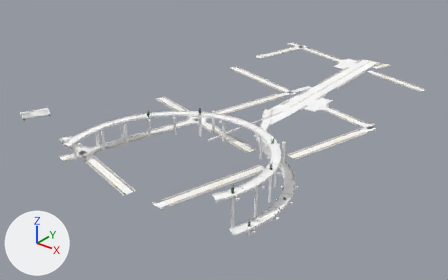
Before and after pictures for a commit that changed the glTF model game/assets/city/roads/roads_3_2.gltf.
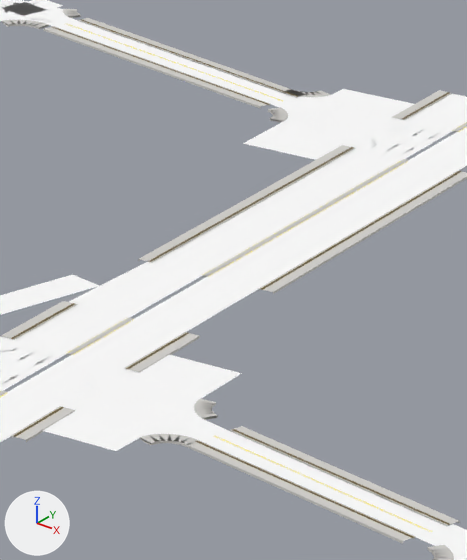
There are two pictures of each version: one whole from a 50 mm lens placed at (2083.0, -1886.0, 310.0), pointed at (1645.0, -1339.0, -29.0), one close up on the part from 66% to 82% of the width and 16% to 46% of the height. Arrows for +X, +Y and +Z are at lower left; the lights stay in place. The last two pictures show the newer version. Objects named as collision shapes, trigger or cutter boxes, shadow casters or lower levels of detail are left out. Vertices at exactly the same position are counted once.

The first close-up shows 'roads_3_2_Road_Tactile_Strip', 'roads_3_2_SH_kerb', 'roads_3_2_SH_road_marking_white', 'roads_3_2_SH_road_marking_yellow', 'roads_3_2_SH_sidewalk', 'roads_3_2_SH_wet_asphalt'.
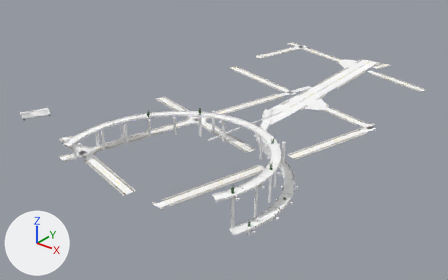
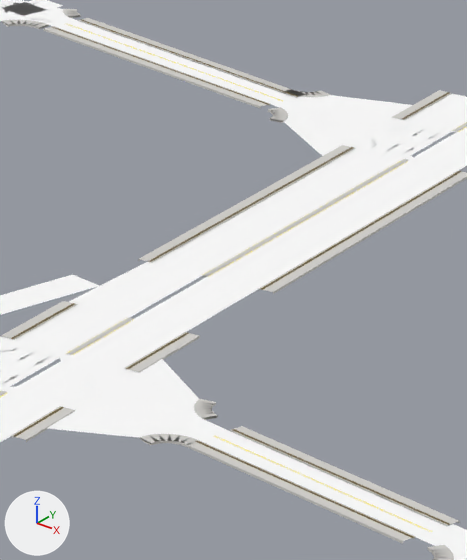
What differs and where, as boxes (x1, y1, x2, y2) in the close-ups (467 x 560 px; the box of a moved part takes in the faces that stretch with it):
part 1 of me_roads_3_2_sh_wet_asphalt, moved or reshaped: before (43, 355, 242, 451); after (4, 354, 199, 438)
part 2 of me_roads_3_2_sh_wet_asphalt, moved or reshaped: before (243, 89, 428, 163); after (283, 95, 457, 163)

Diff of the bpy script that builds the scene:
```diff
--- a/game/assets/city/roads/roads_3_2.gltf.py
+++ b/game/assets/city/roads/roads_3_2.gltf.py
@@ me_roads_3_2_sh_wet_asphalt @@
 me_roads_3_2_sh_wet_asphalt.from_pydata(...)  # 9273 vertices, 16551 faces; spans x 1525.0..1825.0, y -1548.0..-1019.0, z 0.0..44.0
 # used by ob_roads_3_2_sh_wet_asphalt; location = (0.0, 0.0, 0.0)
 # before: 8998 (1652.0, -1084.0, 0.0) at pixel (242, 143), 8999 (1677.0, -1083.0, 0.0) at pixel (342, 165), 9000 (1677.0, -1077.0, 0.0) at pixel (356, 158), 9001 (1677.0, -1070.0, 0.0) at pixel (370, 150), 9002 (1676.0, -1064.0, 0.0) at pixel (383, 142)
 # before: 9004 (1676.0, -1052.0, 0.0) at pixel (408, 128), 9005 (1676.0, -1046.0, 0.0) at pixel (419, 122), 9006 (1676.0, -1041.0, 0.0) at pixel (430, 115), 9007 (1676.0, -1035.0, 0.0) at pixel (441, 109), 9008 (1651.0, -1036.0, 0.0) at pixel (343, 88)
 # before: 9009 (1651.0, -1037.0, 0.0) at pixel (340, 90), 9010 (1651.0, -1039.0, 0.0) at pixel (336, 92), 9011 (1651.0, -1040.0, 0.0) at pixel (333, 93), 9034 (1652.0, -1070.0, 0.0) at pixel (273, 127), 9035 (1652.0, -1074.0, 0.0) at pixel (263, 132)
 # before: 9036 (1652.0, -1079.0, 0.0) at pixel (253, 137)
+# me_roads_3_2_sh_wet_asphalt part 1: 32 of 9273 vertices moved; they spanned x 1684.0..1721.0, y -1319.0..-1202.0, z 0.0 and now span x 1676.0..1716.0, y -1320.0..-1203.0, z 0.0; mean shift (-9.0, -1.0, 0.0); largest move (1720.0, -1202.0, 0.0) -> (1701.0, -1203.0, 0.0)
+# me_roads_3_2_sh_wet_asphalt part 2
+for i in [9002, 9004, 9011, 9034]: me_roads_3_2_sh_wet_asphalt.vertices[i].co += Vector((5.0, 0.0, 0.0))
+for i in [9001, 9005, 9010, 9035]: me_roads_3_2_sh_wet_asphalt.vertices[i].co += Vector((11.0, 0.0, 0.0))
+for i in [9000, 9006, 9009, 9036]: me_roads_3_2_sh_wet_asphalt.vertices[i].co += Vector((16.0, 0.0, 0.0))
+for i in [8998, 8999, 9007, 9008]: me_roads_3_2_sh_wet_asphalt.vertices[i].co += Vector((21.0, 1.0, 0.0))
 me_roads_3_2_sh_wet_asphalt.materials.append(mat_sh_wet_asphalt)
```
